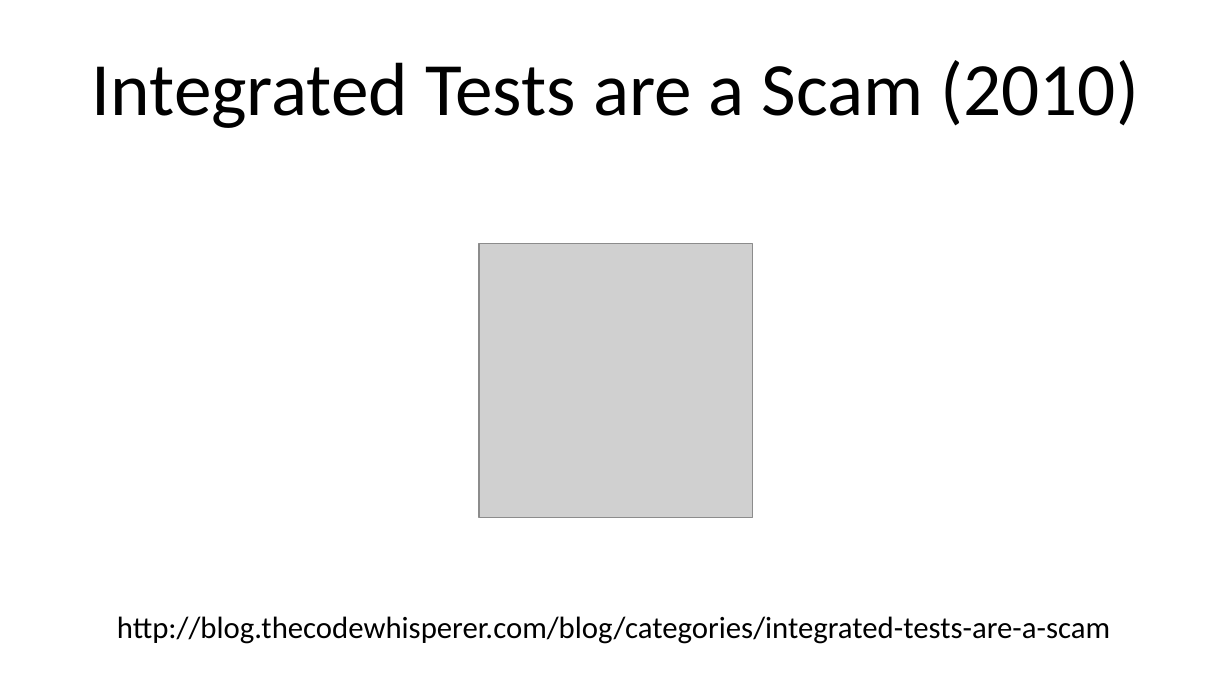
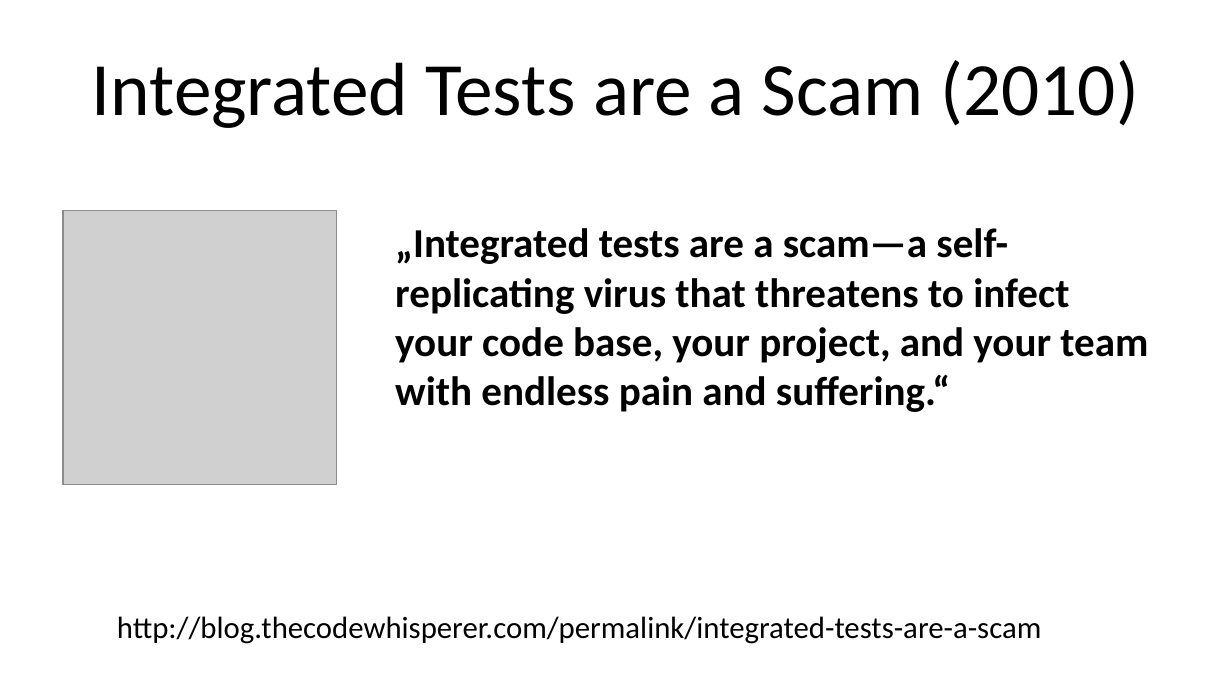
Before and after one commit to robindanzinger/chado_presentation, a slide deck: slide 4 of chadojs - who is testing the mocks - 16zu9.pptx. Drawn at 1232x693 pixels with LibreOffice and Linux fonts; fonts in the diff are those of the drawing; grey boxes stand for pictures. Boxes give left, top, right and bottom in pixels: in the first picture for what was removed or moved away, otherwise in the second. Text is boxed around its words. In the diff, an @@ line names an element or a change of style, - is before the commit and + after.

```diff
--- a/chadojs - who is testing the mocks - 16zu9.pptx
+++ b/chadojs - who is testing the mocks - 16zu9.pptx
@@ picture: place and size @@
-picture at [479, 244, 753, 517]
+picture at [63, 211, 336, 484]
@@ text added at [395, 228, 1148, 412], 24 pt, text #000000, bold @@
+„Integrated tests are a scam—a self-replicating virus that threatens to infect your code base, your project, and your team with endless pain and suffering.“
@@ text at [117, 616, 1042, 644]: text changed @@
-http://blog.thecodewhisperer.com/blog/categories/integrated-tests-are-a-scam
+http://blog.thecodewhisperer.com/permalink/integrated-tests-are-a-scam
```
Also in this commit, not shown: 6 other slides changed, 3 slides added.
